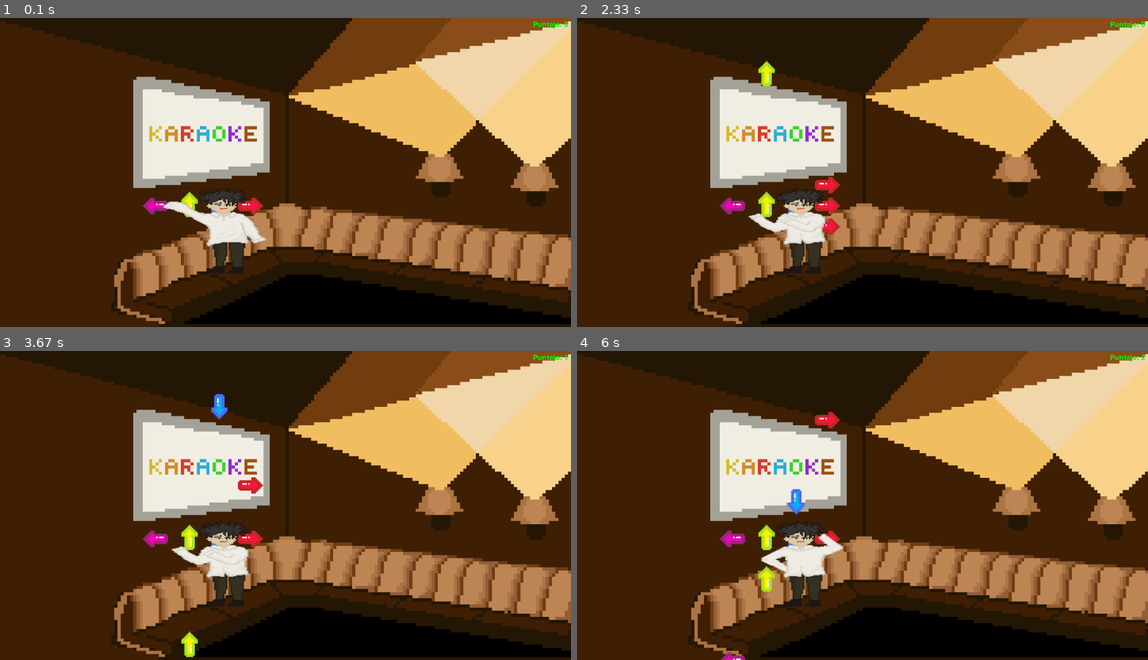
Above: before the commit, frames 1-4 (two rows, left to right).
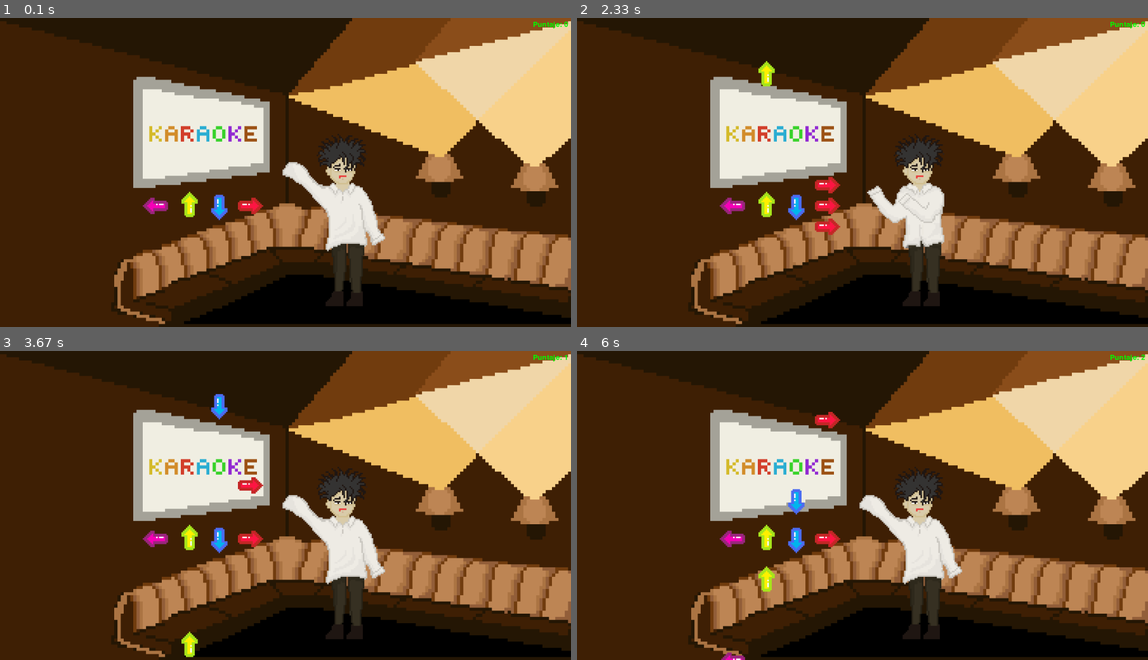
Above: after the commit, the same moments.

Repository: SaraCliff/PRE
Game: pygame game, started from Pygame/pruebas.py
Two runs of this game, one before a commit and one after it. Both use one fixed random seed, a clock stepped at 60 frames per second and the inputs below.
Inputs:
- Up to frame 1 (0.1 s): no input
- Up to frame 2 (2.33 s): tap Enter at 1.83 s; hold Left from 2.17 s (still down)
- Up to frame 3 (3.67 s): release Left at 2.7 s; hold Down 2.73-3.03 s; hold Left 3.07-3.47 s; hold Up from 3.5 s (still down)
- Up to frame 4 (6 s): release Up at 3.87 s; hold Right 3.9-4.53 s; hold Down 4.57-4.93 s; hold Left 4.97-5.43 s; hold Right 5.47-5.93 s; hold Up from 5.97 s (still down)

The runs differ from the first frame. In frame 1, 5.6% of the frame differs, in the area x 28-68%, y 37-94%; in frame 2, 5.1%; in frame 3, 5.4%; in frame 4, 5.6%.

Commit message:
Modificacion del juego, personaje y png

Diff:
--- a/Pygame/pruebas.py
+++ b/Pygame/pruebas.py
@@ -5,7 +5,8 @@
 screen_width = 1920
 screen_height = 1040
 
-# Configurar el modo de video
+ancho= 500
+alto= 1000
 screen = pygame.display.set_mode((screen_width, screen_height))
 pygame.display.set_caption("Juego de Ritmo")
 
@@ -142,6 +143,12 @@
         elif tecla == pygame.K_RIGHT:
             # Cambiar la imagen de Paula hacia la derecha
             paula.image = paula_images["derecha"]
+        elif tecla == pygame.K_DOWN:
+            # Cambiar la imagen de Paula hacia la derecha
+            paula.image = paula_images["abajo"]
+        elif tecla == pygame.K_UP:
+            # Cambiar la imagen de Paula hacia la izquierda
+            paula.image = paula_images["arriba"]
 
 
 # Inicialización de variables
@@ -155,14 +162,14 @@
 
 # Cargar imágenes de Paula
 paula_images = {
-    "arriba": pygame.transform.scale(pygame.image.load("paula_arriba.png").convert_alpha(), (flecha_width, flecha_height)),
-    "abajo": pygame.transform.scale(pygame.image.load("paula_abajo.png").convert_alpha(), (flecha_width, flecha_height)),
-    "izquierda": pygame.transform.scale(pygame.image.load("paula_izquierda.png").convert_alpha(), (flecha_width, flecha_height)),
-    "derecha": pygame.transform.scale(pygame.image.load("paula_derecha.png").convert_alpha(), (flecha_width, flecha_height))
+    "arriba": pygame.transform.scale(pygame.image.load("paula_arriba.png").convert_alpha(), (ancho, alto)),
+    "abajo": pygame.transform.scale(pygame.image.load("paula_abajo.png").convert_alpha(), (ancho, alto)),
+    "izquierda": pygame.transform.scale(pygame.image.load("paula_izquierda.png").convert_alpha(), (ancho, alto)),
+    "derecha": pygame.transform.scale(pygame.image.load("paula_derecha.png").convert_alpha(), (ancho, alto))
 }
 
 # Crear instancia de Paula
-paula = Paula(list(paula_images.values()), 500, 400)  # x, y son las coordenadas donde quieres que aparezca Paula
+paula = Paula(list(paula_images.values()), 900, 50)  # x, y son las coordenadas donde quieres que aparezca Paula
 
 # Bucle principal del juego
 running = True
